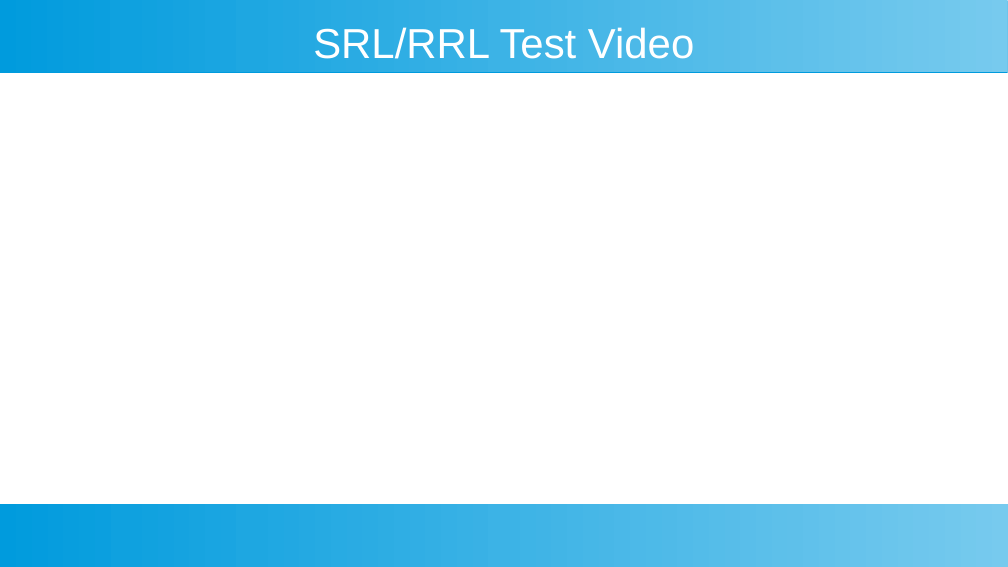
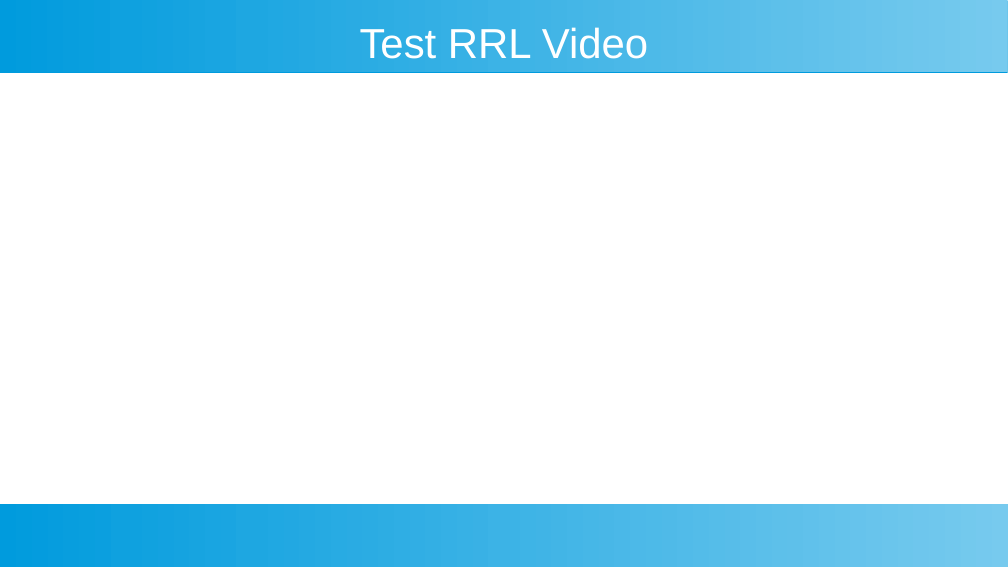
Before and after one commit to douggilliland/Design_A_CPU, a slide deck: slide 19 of Docs/DIY-FPGA-Computer-09_Shifting_Rotating.odp (slide 11 before the commit). Drawn at 1008x567 pixels with LibreOffice and Linux fonts; fonts in the diff are those of the drawing. Boxes give left, top, right and bottom in pixels: in the first picture for what was removed or moved away, otherwise in the second. Text is boxed around its words. In the diff, an @@ line names an element or a change of style, - is before the commit and + after.

```diff
--- a/Docs/DIY-FPGA-Computer-09_Shifting_Rotating.odp
+++ b/Docs/DIY-FPGA-Computer-09_Shifting_Rotating.odp
@@ title at [360,27,648,59]: text changed @@
-SRL/RRL Test Video
+Test RRL Video
```
Also in this commit, not shown: 4 other slides changed, 14 slides added, 25 other files.
